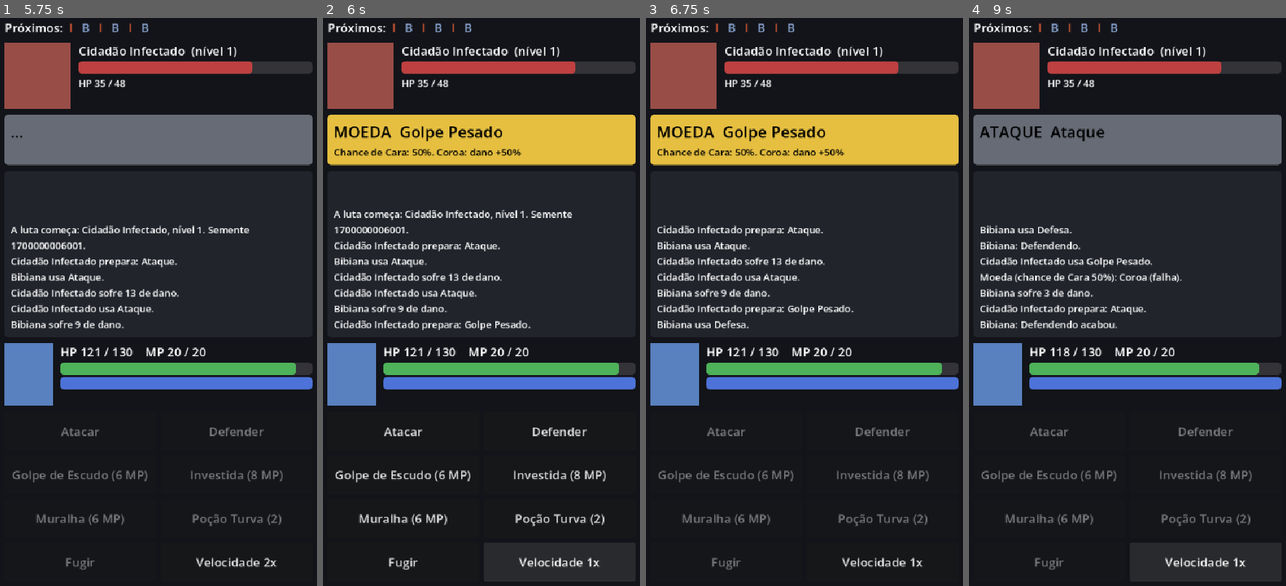
Above: before the commit, frames 1-4 (left to right).
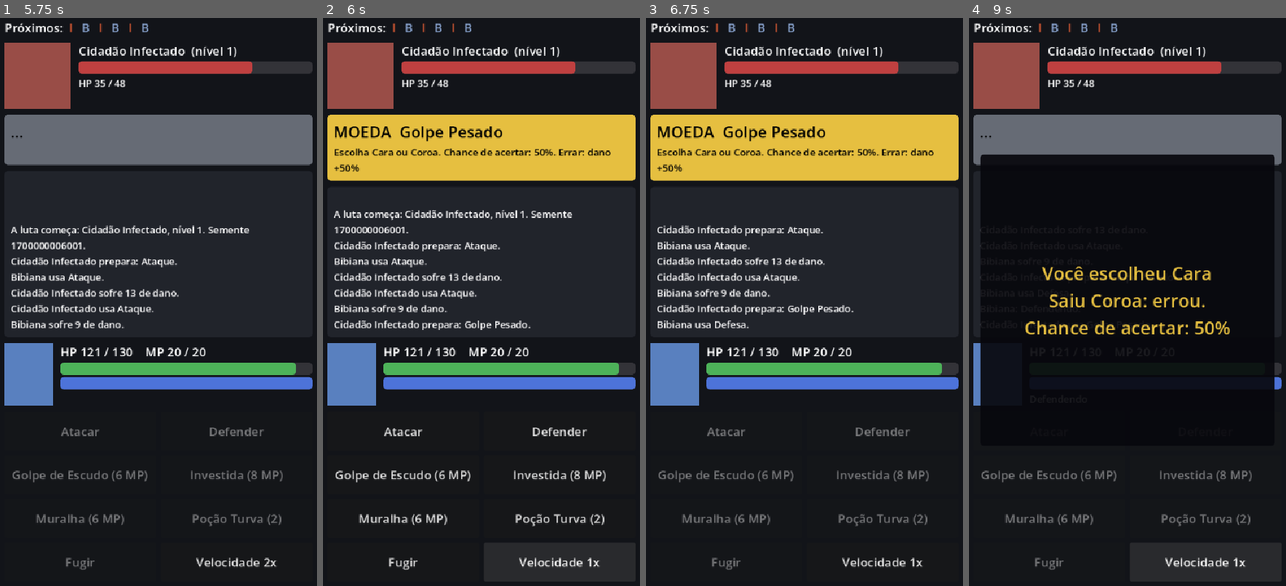
Above: after the commit, the same moments.

Repository: ohidalgojr/bibianas-quest
Game: Godot game, scene res://game/presentation/main.tscn
Same seed, same stepped clock (60 frames per second), same inputs: the game is played once before the commit and once after it.
Inputs (mouse positions are in pixels of both pictures, inside the frame that each line leads up to):
- Up to frame 1 (5.75 s): click "Luta de teste (depuração)" at 0.5 s; click "Velocidade 1x" at 1.25 s; click "Velocidade 2x" at 2 s; click "1" at 2.75 s; click "1. Cidadão Infectado" at 3.5 s; click "Velocidade 1x" at 4.25 s; click "Atacar" at 5 s
- Up to frame 2 (6 s): click "Velocidade 2x" at 5.75 s
- Up to frame 3 (6.75 s): click "Defender" at 6.5 s
- Up to frame 4 (9 s): click "Velocidade 1x" at 7.25 s; click (1054, 330) at 8 s, where only the run after the commit has a clickable "Cara"; click "Velocidade 2x" at 8.75 s

Frame 1 is identical in both runs. In frame 2, 3.5% of the frame differs, in the area x 1-99%, y 22-29%; in frame 3, 3.5%; in frame 4, 34%, in the area x 3-97%, y 19-74%.

Commit message:
TASK-015: o jogador escolhe Cara ou Coroa em todo lance (ADR-0014)
Co-Authored-By: Claude Sonnet 5.5 <noreply@anthropic.com>

Diff:
--- a/game/core/combat/coin_rules.gd
+++ b/game/core/combat/coin_rules.gd
@@ -1,7 +1,12 @@
 class_name CoinRules
 extends RefCounted
-## Chance do cara ou coroa (GDD §7). Cara é sucesso; o lado escolhido pelo jogador é
-## só ritual e não muda a chance.
+## Chance do cara ou coroa (GDD §7, ADR-0014). O jogador escolhe um lado antes do lance;
+## acertar o lado é o sucesso. A escolha é ritual e não muda a chance nem o sorteio, então
+## o núcleo só sorteia sucesso ou falha e a apresentação decide em que face a moeda cai.
+
+## Lados para a apresentação (glossário: heads, tails).
+const HEADS: int = 0
+const TAILS: int = 1
 
 const BASE: int = 50
 const MIN_CHANCE: int = 15
@@ -12,7 +17,7 @@
 const CHEAT_MAX: int = 90
 
 
-## Chance de Cara (%) = clamp(50 + SORTE + mods, 15, 85). A SORTE conta até +15; a
+## Chance de acerto (%) = clamp(50 + SORTE + mods, 15, 85). A SORTE conta até +15; a
 ## Maré de azar entra como mod. A trapaça soma depois do clamp, com teto de 90.
 static func chance(luck: int, mods: int, streak_bonus: int = 0, cheat: int = 0) -> int:
 	var value: int = clampi(BASE + mini(luck, LUCK_CAP) + mods + streak_bonus, MIN_CHANCE, MAX_CHANCE)
--- a/game/presentation/combat/combat_screen.gd
+++ b/game/presentation/combat/combat_screen.gd
@@ -7,6 +7,8 @@
 signal fight_finished(outcome: int)
 ## Na luta da Descida, o jogador apertou "Continuar" depois do resultado (ADR-0013).
 signal run_fight_done
+## O jogador apertou Cara ou Coroa no lance da moeda (ADR-0014).
+signal coin_called(side: int)
 
 ## Pausa por evento, em segundos, na velocidade 1x.
 const EVENT_DELAY: float = 0.35
@@ -29,6 +31,8 @@
 var time_scale: float = 1.0
 var data: GameData
 var session: CombatSession
+## Lado usado quando não há como esperar o botão (testes, [member time_scale] = 0).
+var auto_call: int = CoinRules.HEADS
 
 var _busy: bool = false
 var _player_hp: int = 0
@@ -57,6 +61,8 @@
 var _buttons: Dictionary = {}
 var _coin_overlay: PanelContainer
 var _coin_label: Label
+var _call_row: HBoxContainer
+var _call_buttons: Array[Button] = []
 var _menu: PanelContainer
 var _menu_title: Label
 var _menu_enemies: VBoxContainer
@@ -148,12 +154,14 @@
 	_refresh_buttons()
 	for event: CombatEvent in events:
 		_apply(event)
+		if event.type == CombatEvent.Type.COIN:
+			# O registro cita o lado escolhido, então só escreve depois da escolha.
+			await _show_coin(event)
+			_push_log(session.describe(event))
+			continue
 		var line: String = session.describe(event)
 		if not line.is_empty():
 			_push_log(line)
-		if event.type == CombatEvent.Type.COIN:
-			await _show_coin(event)
-		elif not line.is_empty():
 			await _wait(EVENT_DELAY)
 	_busy = false
 	_refresh_timeline()
@@ -211,15 +219,32 @@
 		_intent_panel.self_modulate = COLOR_CALM
 
 
-## Lance da moeda (GDD §7): chance primeiro, resultado depois de 1,2 s.
+## Lance da moeda (GDD §7, ADR-0014): o jogador escolhe o lado vendo a chance, a moeda
+## gira por 1,2 s e o resultado mostra o lado em que caiu.
 func _show_coin(event: CombatEvent) -> void:
 	_coin_overlay.visible = true
 	var streak: String = "\nMaré de azar: +%d" % event.extra if event.extra > 0 else ""
-	_coin_label.text = "A moeda gira...\nChance de Cara: %d%%%s" % [event.value, streak]
+	var odds: String = "Chance de acertar: %d%%%s" % [event.value, streak]
+	var called: int = await _ask_call(event.value, odds)
+	session.coin_call = called
+	_coin_label.text = "Você escolheu %s\nA moeda gira...\n%s" % [CombatTexts.side_name(called), odds]
 	await _wait(COIN_DELAY)
-	_coin_label.text = "%s\nChance de Cara: %d%%%s" % [CombatTexts.coin_result(event.flag), event.value, streak]
+	_coin_label.text = "Você escolheu %s\n%s\n%s" % [CombatTexts.side_name(called),
+		CombatTexts.coin_result(called, event.flag), odds]
 	await _wait(EVENT_DELAY * 2.0)
 	_coin_overlay.visible = false
+
+
+## Pede o lado ao jogador e devolve o escolhido. Sem tempo (testes) ou fora da árvore,
+## usa [member auto_call] em vez de esperar o botão.
+func _ask_call(chance: int, odds: String = "") -> int:
+	if time_scale <= 0.0 or not is_inside_tree():
+		return auto_call
+	_coin_label.text = "Escolha o lado da moeda\n%s" % (odds if not odds.is_empty() else "Chance de acertar: %d%%" % chance)
+	_call_row.visible = true
+	var side: int = await coin_called
+	_call_row.visible = false
+	return side
 
 
 func _wait(seconds: float) -> void:
@@ -277,8 +302,8 @@
 		potion.text = session.potion_label()
 	var flee: Button = _buttons["flee"]
 	flee.disabled = not (can_go and session.can_flee())
-	flee.tooltip_text = "Moeda: Cara foge (chance de %d%%)" % session.coin_chance() if session != null else ""
-	(_buttons["skill_0"] as Button).tooltip_text = "Moeda: Cara atordoa (chance de %d%%)" % session.coin_chance() \
+	flee.tooltip_text = "Moeda: acertar o lado foge (chance de %d%%)" % session.coin_chance() if session != null else ""
+	(_buttons["skill_0"] as Button).tooltip_text = "Moeda: acertar o lado atordoa (chance de %d%%)" % session.coin_chance() \
 		if session != null else ""
 
 
@@ -452,11 +477,28 @@
 		_buttons[action] = button
 
 	_coin_overlay = _overlay()
+	var coin_box: VBoxContainer = VBoxContainer.new()
+	coin_box.add_theme_constant_override("separation", 16)
+	coin_box.alignment = BoxContainer.ALIGNMENT_CENTER
+	_coin_overlay.add_child(coin_box)
 	_coin_label = Label.new()
 	_coin_label.add_theme_font_size_override("font_size", 30)
 	_coin_label.add_theme_color_override("font_color", COLOR_COIN)
 	_coin_label.horizontal_alignment = HORIZONTAL_ALIGNMENT_CENTER
-	_coin_overlay.add_child(_coin_label)
+	_coin_label.autowrap_mode = TextServer.AUTOWRAP_WORD_SMART
+	coin_box.add_child(_coin_label)
+	_call_row = HBoxContainer.new()
+	_call_row.add_theme_constant_override("separation", 12)
+	_call_row.visible = false
+	coin_box.add_child(_call_row)
+	for side: int in [CoinRules.HEADS, CoinRules.TAILS]:
+		var call_button: Button = Button.new()
+		call_button.text = CombatTexts.side_name(side)
+		call_button.custom_minimum_size = Vector2(0, 80)
+		call_button.size_flags_horizontal = Control.SIZE_EXPAND_FILL
+		call_button.pressed.connect(func() -> void: coin_called.emit(side))
+		_call_row.add_child(call_button)
+		_call_buttons.append(call_button)
 	_coin_overlay.visible = false
 
 	_menu = _overlay()
--- a/game/presentation/combat/combat_session.gd
+++ b/game/presentation/combat/combat_session.gd
@@ -21,6 +21,8 @@
 ## Descida dona da luta, quando a luta vem do mapa (ADR-0013). Sem ela, a luta é de
 ## teste e tem [constant POTIONS_PER_FIGHT] poções.
 var run: RunState
+## Último lado escolhido pelo jogador (ADR-0014); a tela grava antes de animar o lance.
+var coin_call: int = CoinRules.HEADS
 
 ## Id do golpe -> tipo, para nomear golpes a partir dos eventos.
 var _move_kinds: Dictionary = {}
@@ -160,7 +162,7 @@
 		"detail": "",
 	}
 	if move.is_coin():
-		view["detail"] = "Chance de Cara: %d%%. %s" % [coin_chance(), CombatTexts.coin_stakes(kind)]
+		view["detail"] = "Escolha Cara ou Coroa. Chance de acertar: %d%%. %s" % [coin_chance(), CombatTexts.coin_stakes(kind)]
 	elif kind == EnemyMove.Kind.STRONG:
 		view["detail"] = "Defender reduz o dano."
 	return view
@@ -208,7 +210,8 @@
 				parts.append("%d de MP" % event.extra)
 			return "%s recupera %s." % [who, " e ".join(parts)]
 		CombatEvent.Type.COIN:
-			var coin_line: String = "Moeda (chance de Cara %d%%): %s." % [event.value, CombatTexts.coin_result(event.flag)]
+			var coin_line: String = "Moeda (chance de acertar %d%%): você escolheu %s. %s" % [
+				event.value, CombatTexts.side_name(coin_call), CombatTexts.coin_result(coin_call, event.flag)]
 			if event.extra > 0:
 				coin_line += " Maré de azar: +%d." % event.extra
 			return coin_line
--- a/game/presentation/combat/combat_texts.gd
+++ b/game/presentation/combat/combat_texts.gd
@@ -54,21 +54,33 @@
 	return str(OUTCOMES.get(result, ""))
 
 
-## Consequência de Cara e Coroa do golpe de moeda (GDD §7, "Onde a moeda aparece").
+## Consequência de acertar e de errar o lado do golpe de moeda (GDD §7, "Onde a moeda
+## aparece").
 static func coin_stakes(kind: EnemyMove.Kind) -> String:
 	match kind:
 		EnemyMove.Kind.HEAVY:
-			return "Coroa: dano +%d%%" % _percent(CombatFormulas.HEAVY_FAIL)
+			return "Errar: dano +%d%%" % _percent(CombatFormulas.HEAVY_FAIL)
 		EnemyMove.Kind.CRUEL:
-			return "Cara: dano -%d%%. Coroa: dano +%d%%" % [
+			return "Acertar: dano -%d%%. Errar: dano +%d%%" % [
 				-_percent(CombatFormulas.CRUEL_SUCCESS), _percent(CombatFormulas.CRUEL_FAIL)]
 		EnemyMove.Kind.MORTAL:
-			return "Coroa: dano +%d%%" % _percent(CombatFormulas.MORTAL_FAIL)
+			return "Errar: dano +%d%%" % _percent(CombatFormulas.MORTAL_FAIL)
 	return ""
 
 
-static func coin_result(success: bool) -> String:
-	return "Cara (sucesso)" if success else "Coroa (falha)"
+static func side_name(side: int) -> String:
+	return "Cara" if side == CoinRules.HEADS else "Coroa"
+
+
+## Lado em que a moeda cai (ADR-0014): o escolhido se o lance dá sucesso, o outro se falha.
+static func landed_side(called: int, success: bool) -> int:
+	if success:
+		return called
+	return CoinRules.TAILS if called == CoinRules.HEADS else CoinRules.HEADS
+
+
+static func coin_result(called: int, success: bool) -> String:
+	return "Saiu %s: %s" % [side_name(landed_side(called, success)), "acertou!" if success else "errou."]
 
 
 static func _percent(multiplier: float) -> int:
--- a/tests/unit/test_combat_screen.gd
+++ b/tests/unit/test_combat_screen.gd
@@ -54,4 +54,24 @@
 	_screen._show_intent("shovel")
 	assert_eq(_screen._intent_panel.self_modulate, CombatScreen.COLOR_COIN)
 	assert_string_contains(_screen._intent_icon.text, "MOEDA")
-	assert_string_contains(_screen._intent_detail.text, "Chance de Cara")
+	assert_string_contains(_screen._intent_detail.text, "Chance de acertar")
+
+
+## ADR-0014: com tempo normal o lance espera o botão e devolve o lado apertado.
+func test_coin_waits_for_the_player_to_pick_a_side() -> void:
+	_screen.time_scale = 1.0
+	var picked: Array[int] = []
+	var ask: Callable = func() -> void:
+		picked.append(await _screen._ask_call(55))
+	ask.call()
+	assert_true(_screen._call_row.visible, "os botões Cara e Coroa aparecem")
+	assert_true(picked.is_empty(), "sem escolha, a moeda não gira")
+	_screen._call_buttons[1].pressed.emit()
+	assert_eq(picked, [CoinRules.TAILS] as Array[int])
+	assert_false(_screen._call_row.visible)
+
+
+func test_coin_uses_auto_call_without_time() -> void:
+	_screen.auto_call = CoinRules.TAILS
+	var picked: int = await _screen._ask_call(55)
+	assert_eq(picked, CoinRules.TAILS)
--- a/tests/unit/test_combat_session.gd
+++ b/tests/unit/test_combat_session.gd
@@ -35,9 +35,35 @@
 	assert_string_contains(lines[0], "A luta começa: Cidadão Infectado, nível 1. Semente 1.")
 	assert_string_contains(" ".join(lines), "Cidadão Infectado prepara:")
 	var coin: CombatEvent = CombatEvent.make(CombatEvent.Type.COIN, Combatant.PLAYER, "heavy", 60, false, 10)
-	assert_eq(session.describe(coin), "Moeda (chance de Cara 60%): Coroa (falha). Maré de azar: +10.")
+	session.coin_call = CoinRules.HEADS
+	assert_eq(session.describe(coin),
+		"Moeda (chance de acertar 60%): você escolheu Cara. Saiu Coroa: errou. Maré de azar: +10.")
 	var hit: CombatEvent = CombatEvent.make(CombatEvent.Type.DAMAGE, Combatant.ENEMY, "attack", 12, true, 30)
 	assert_eq(session.describe(hit), "Cidadão Infectado sofre 12 de dano, crítico!")
+
+
+## ADR-0014: a moeda cai no lado escolhido se o lance dá sucesso e no outro se falha.
+func test_coin_lands_on_called_side_only_on_success() -> void:
+	assert_eq(CombatTexts.landed_side(CoinRules.HEADS, true), CoinRules.HEADS)
+	assert_eq(CombatTexts.landed_side(CoinRules.TAILS, true), CoinRules.TAILS)
+	assert_eq(CombatTexts.landed_side(CoinRules.HEADS, false), CoinRules.TAILS)
+	assert_eq(CombatTexts.landed_side(CoinRules.TAILS, false), CoinRules.HEADS)
+	assert_eq(CombatTexts.coin_result(CoinRules.TAILS, true), "Saiu Coroa: acertou!")
+	assert_eq(CombatTexts.coin_result(CoinRules.TAILS, false), "Saiu Cara: errou.")
+
+
+## ADR-0014: o lado escolhido é só ritual; o núcleo sorteia igual para qualquer lado.
+func test_called_side_does_not_change_the_outcome() -> void:
+	var first: CombatSession = _session("gravedigger", 6, 77)
+	var second: CombatSession = _session("gravedigger", 6, 77)
+	second.coin_call = CoinRules.TAILS
+	for session: CombatSession in [first, second]:
+		var guard: int = 0
+		while not session.is_over() and guard < 300:
+			guard += 1
+			session.attack()
+	assert_eq(first.combat.history.size(), second.combat.history.size())
+	assert_eq(first.combat.player.hp, second.combat.player.hp)
 
 
 ## GDD §7: a consequência mostrada vem das constantes do núcleo.
@@ -46,9 +72,9 @@
 	var cruel: Dictionary = session.intent_view("shovel")
 	assert_eq(cruel["icon"], "MOEDA")
 	assert_true(cruel["coin"])
-	assert_string_contains(str(cruel["detail"]), "Chance de Cara: %d%%" % session.coin_chance())
-	assert_string_contains(str(cruel["detail"]), "Cara: dano -50%. Coroa: dano +100%")
-	assert_string_contains(str(session.intent_view("grave")["detail"]), "Coroa: dano +150%")
+	assert_string_contains(str(cruel["detail"]), "Chance de acertar: %d%%" % session.coin_chance())
+	assert_string_contains(str(cruel["detail"]), "Acertar: dano -50%. Errar: dano +100%")
+	assert_string_contains(str(session.intent_view("grave")["detail"]), "Errar: dano +150%")
 	var strong: Dictionary = session.intent_view("sweep")
 	assert_eq(strong["icon"], "FORTE")
 	assert_false(strong["coin"])
Not shown, changed: docs/GDD.md
Not shown, changed: docs/HANDOFF.md
Not shown, changed: docs/adr/ADR-0010-combate-em-2d-no-prototipo.md
Not shown, added: docs/adr/ADR-0014-escolha-do-lado-da-moeda.md
Not shown, added: docs/tasks/TASK-015-escolha-do-lado-na-moeda.md
